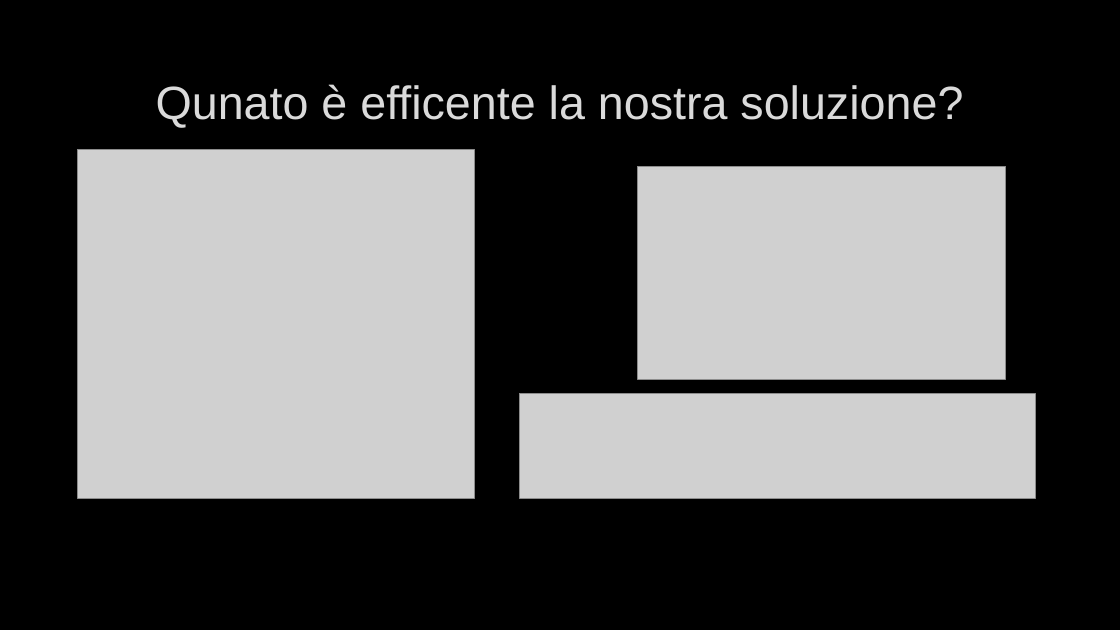
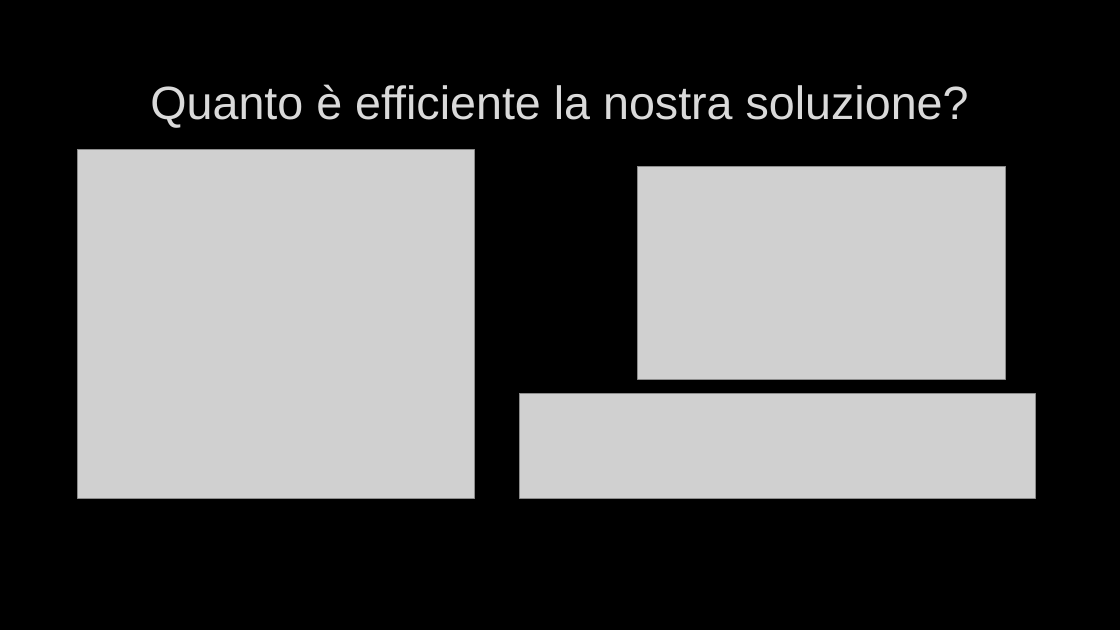
Before and after one commit to timeofview/reti-di-calcolatori, a slide deck: slide 8 of E1/Esercitazione 1.pptx. Drawn at 1120x630 pixels with LibreOffice and Linux fonts; fonts in the diff are those of the drawing; grey boxes stand for pictures; background and template pictures are left out. Boxes give left, top, right and bottom in pixels: in the first picture for what was removed or moved away, otherwise in the second. Text is boxed around its words. In the diff, an @@ line names an element or a change of style, - is before the commit and + after.

Commit message:
1.021

```diff
--- a/E1/Esercitazione 1.pptx
+++ b/E1/Esercitazione 1.pptx
@@ title at (150,84,969,128): text changed @@
-Qunato è efficente la nostra soluzione?
+Quanto è efficiente la nostra soluzione?
```
